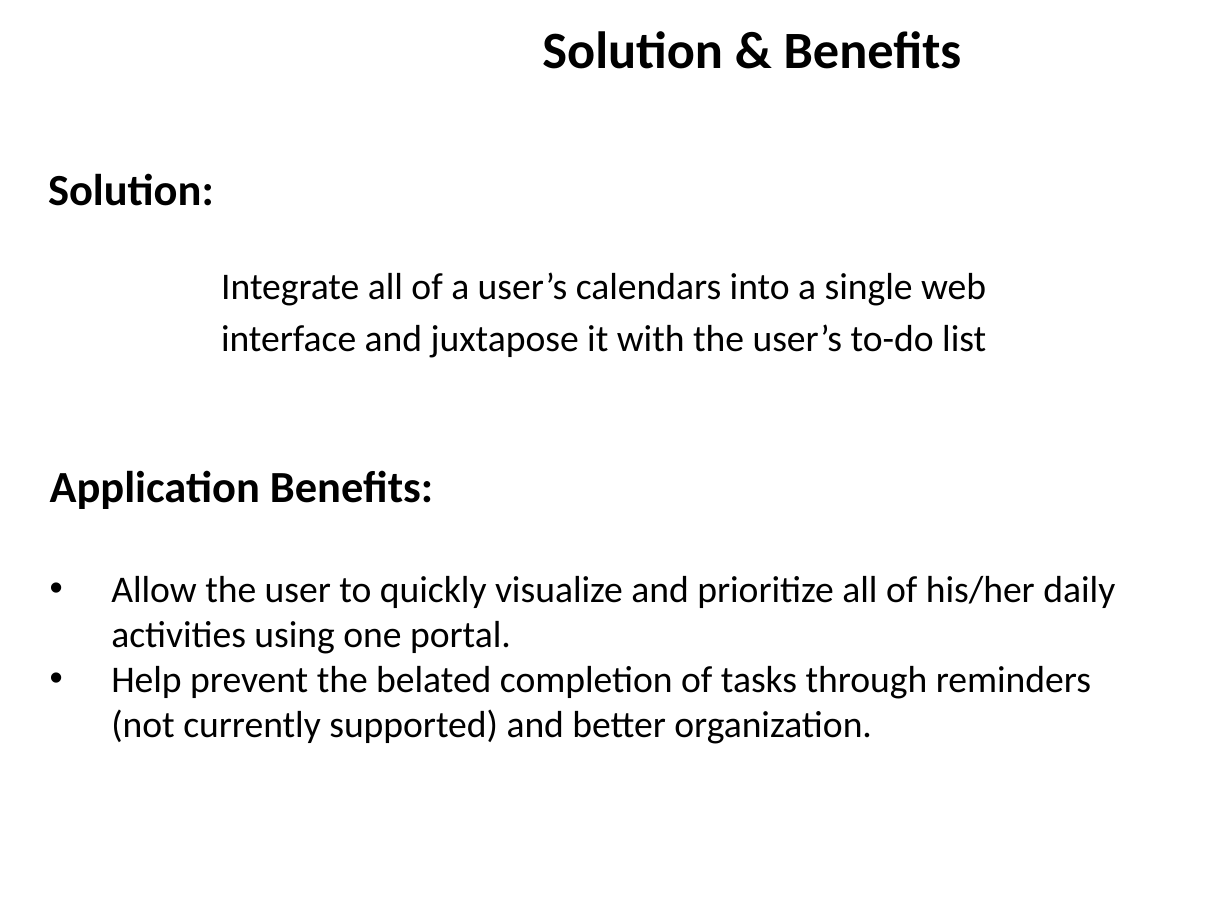
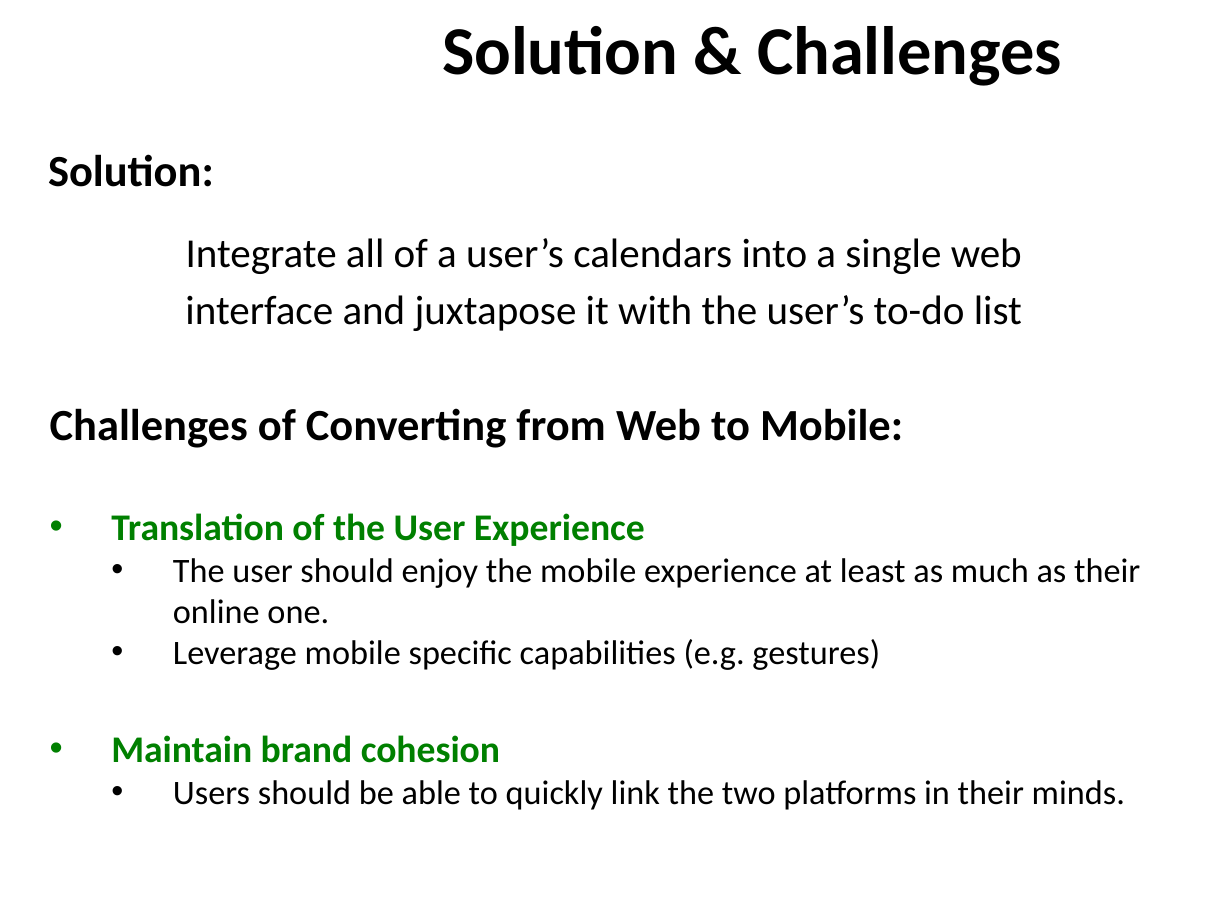
Before and after one commit to ZaydH/CS235, a slide deck: slide 3 of Assignment #4 - iOS Prototype/CS235 - Assignment #4 - Mobile Prototype.pptx. Drawn at 1232x924 pixels with LibreOffice and Linux fonts; fonts in the diff are those of the drawing; background and template pictures are left out. Boxes give left, top, right and bottom in pixels: in the first picture for what was removed or moved away, otherwise in the second. Text is boxed around its words. In the diff, an @@ line names an element or a change of style, - is before the commit and + after.

Commit message:
Uploading mobile prototype slides.

```diff
--- a/Assignment #4 - iOS Prototype/CS235 - Assignment #4 - Mobile Prototype.pptx
+++ b/Assignment #4 - iOS Prototype/CS235 - Assignment #4 - Mobile Prototype.pptx
@@ title at (x1=442, y1=26, x2=1062, y2=86): text changed; size 30.6 to 40 pt @@
-Solution & Benefits
+Solution & Challenges
@@ text "Solution:" moved from (x1=48, y1=173, x2=986, y2=358) to (x1=48, y1=154, x2=1022, y2=331) @@
@@ text at (x1=185, y1=238, x2=1022, y2=331): size 22 to 24 pt @@
@@ text at (x1=50, y1=408, x2=1140, y2=810): text changed; size 22 to 20 pt @@
-Application Benefits:
-• Allow the user to quickly visualize and prioritize all of his/her daily activities using one portal.
-• Help prevent the belated completion of tasks through reminders (not currently supported) and better organization.
+Challenges of Converting from Web to Mobile:
+• Translation of the User Experience
+  • The user should enjoy the mobile experience at least as much as their online one.
+  • Leverage mobile specific capabilities (e.g. gestures)
+• Maintain brand cohesion
+  • Users should be able to quickly link the two platforms in their minds.
```
Also in this commit, not shown: 2 other slides changed.
